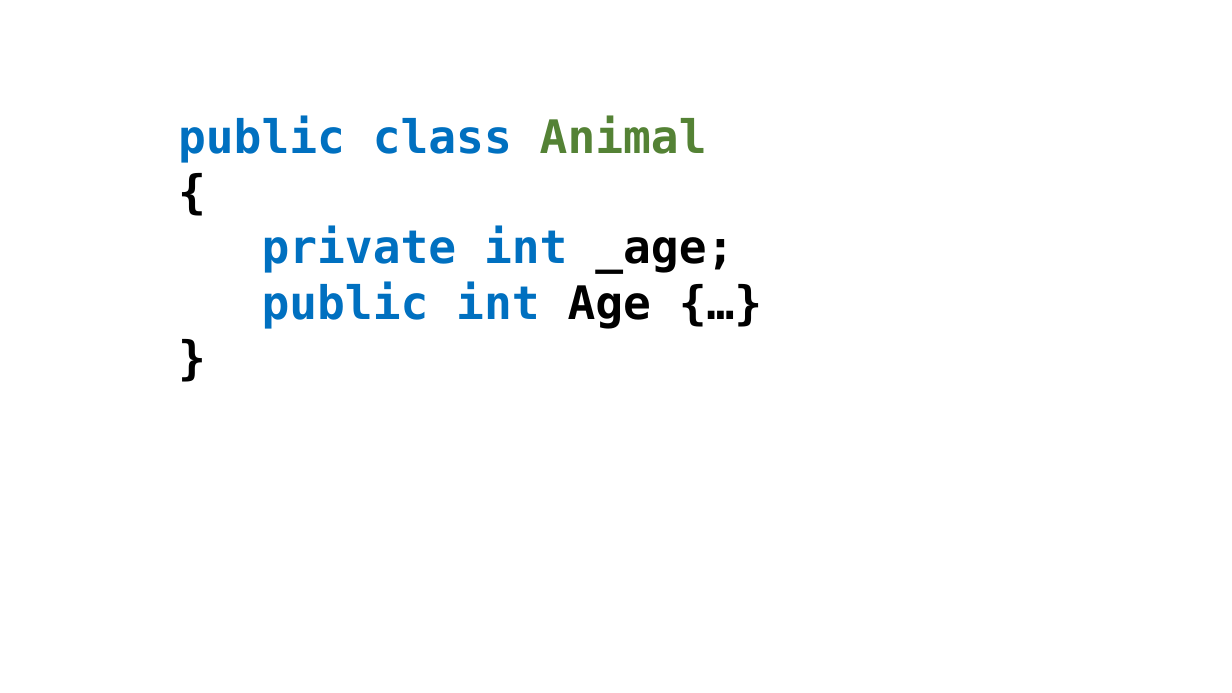
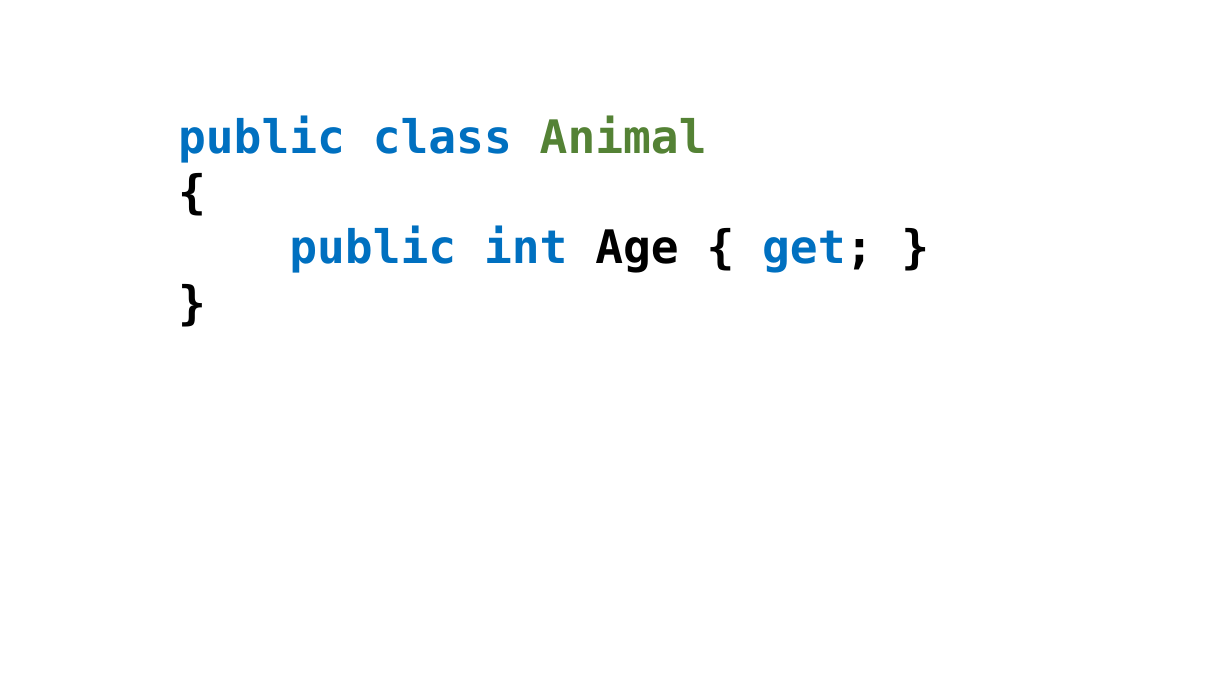
Before and after one commit to perslaursen/OOProg22, a slide deck: slide 11 of Chap/OOProg02/Presentations/InheritanceFundamentals.pptx. Drawn at 1232x693 pixels with LibreOffice and Linux fonts; fonts in the diff are those of the drawing. Boxes give left, top, right and bottom in pixels: in the first picture for what was removed or moved away, otherwise in the second. Text is boxed around its words. In the diff, an @@ line names an element or a change of style, - is before the commit and + after.

```diff
--- a/Chap/OOProg02/Presentations/InheritanceFundamentals.pptx
+++ b/Chap/OOProg02/Presentations/InheritanceFundamentals.pptx
@@ text at [289,226,873,273]: text changed @@
-private int _age;
-public int Age {…}
+public int Age { get; }
```
Also in this commit, not shown: 3 other slides changed, 38 other files.
